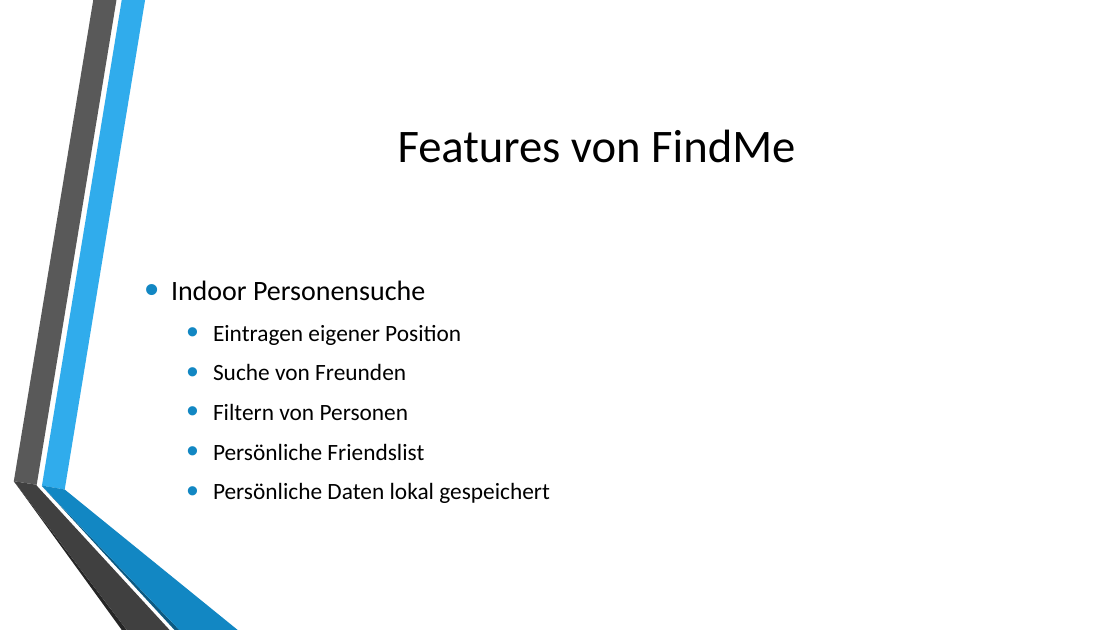
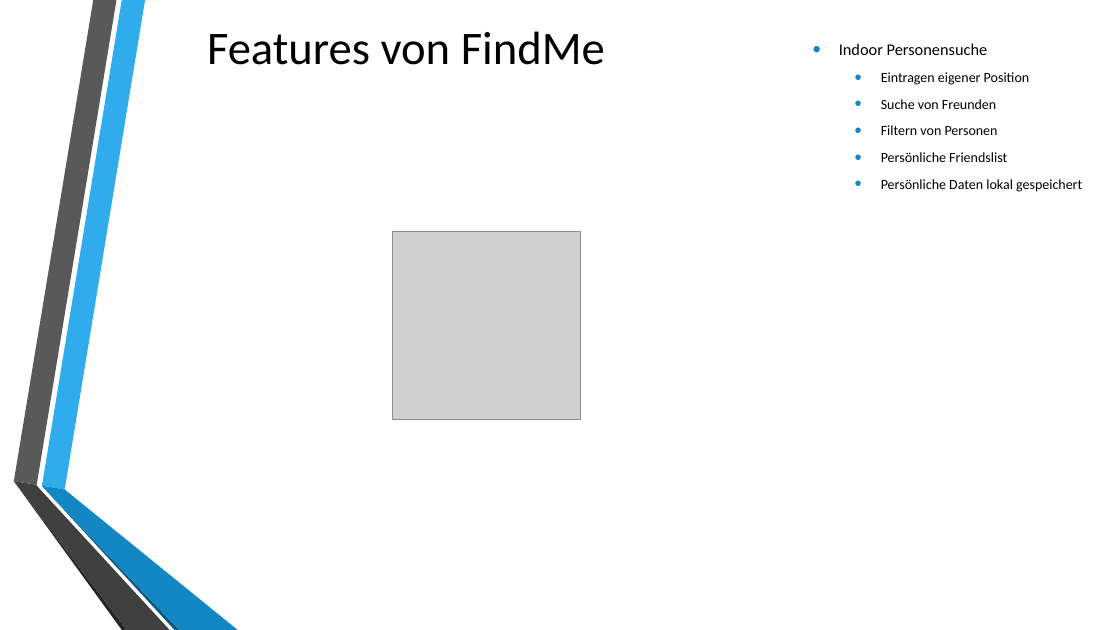
Before and after one commit to 0wncl0ud/MobProPro, a slide deck: slide 3 of FindMe.pptx. Drawn at 1120x630 pixels with LibreOffice and Linux fonts; fonts in the diff are those of the drawing; grey boxes stand for pictures; background and template pictures are left out. Boxes give left, top, right and bottom in pixels: in the first picture for what was removed or moved away, otherwise in the second. Text is boxed around its words. In the diff, an @@ line names an element or a change of style, - is before the commit and + after.

```diff
--- a/FindMe.pptx
+++ b/FindMe.pptx
@@ title "Features von FindMe": place and size @@
-title "Features von FindMe" at (398,129,795,163)
+title "Features von FindMe" at (207,31,605,65)
@@ text "Indoor Personensuche": place and size @@
-text "Indoor Personensuche" at (171,280,550,503)
+text "Indoor Personensuche" at (839,43,1082,192)
@@ text "Indoor Personensuche" at (839,43,1082,192): size 24 to 14 pt in "Indoor Personensuche"; size 20 to 12 pt in "Eintragen eigener Position", "Suche von Freunden", "Filtern von Personen", "Persönliche Friendslist" and 1 more places; less space between paragraphs @@
@@ picture added at (393,231,581,419) @@
```
Also in this commit, not shown: 1 other slide changed, 8 slides added, 6 other files.
